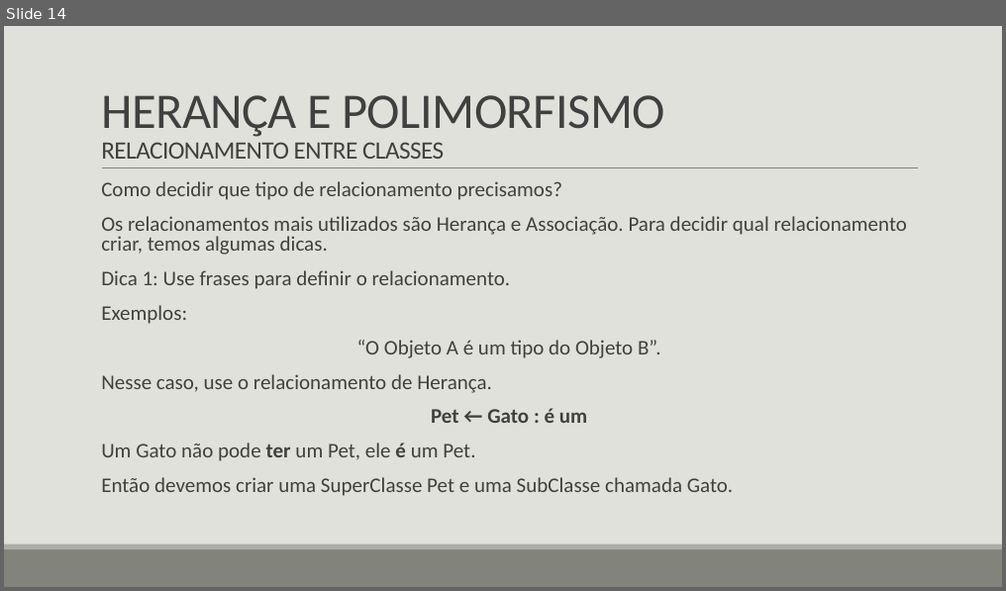
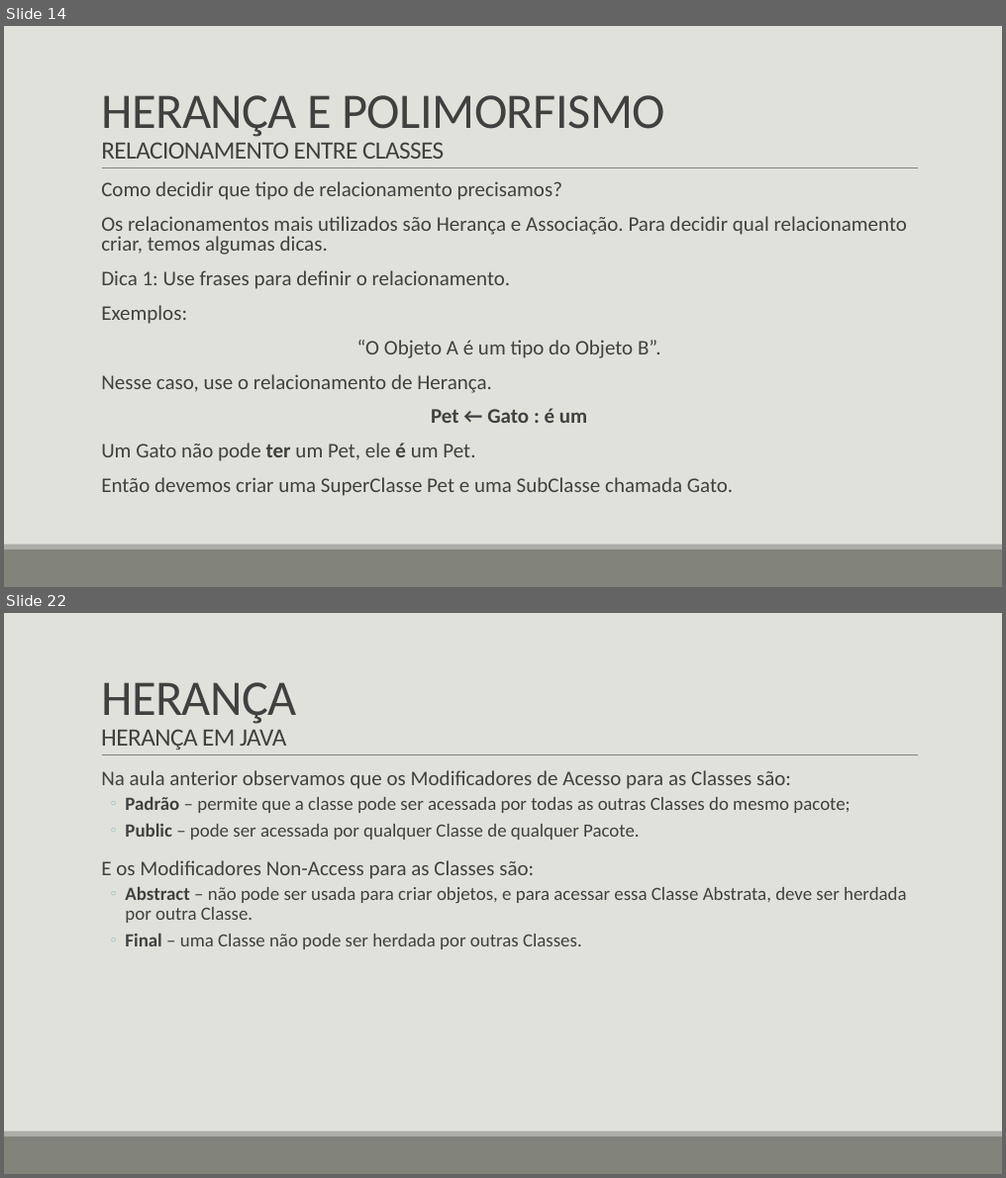
Before and after one commit to LucasHerculanoAmaro/Minhas-Aulas, a slide deck: Euripedes Simões de Paula/Java/Programação Orientada a Objetos 2/Programação Orientada a Objetos 2.pptx. Shown one above the other, each under a label of ours: slide 14 before the commit, slides 14 and 22 after it; the slides between them are not shown. The pictures are 1006x591 and 1006x1178 pixels, drawn with LibreOffice and Linux fonts; fonts in the diff are those of the drawing. Boxes give left, top, right and bottom in pixels: in the first picture for what was removed or moved away, otherwise in the second. Text is boxed around its words. In the diff, an @@ line names an element or a change of style, - is before the commit and + after.

```diff
--- a/Euripedes Simões de Paula/Java/Programação Orientada a Objetos 2/Programação Orientada a Objetos 2.pptx
+++ b/Euripedes Simões de Paula/Java/Programação Orientada a Objetos 2/Programação Orientada a Objetos 2.pptx
@@ slide 22 added at [4,613,1002,1174], background #E1E1DB; not listed: 3 template elements that a slide beside it also shows @@
@@ title added at [101,682,297,750], 24 pt, text #404040 @@
+HERANÇA
+HERANÇA EM JAVA
@@ text added at [101,770,907,950], 18 pt, text #404040 @@
+  Na aula anterior observamos que os Modificadores de Acesso para as Classes são:
+  ◦ Padrão – permite que a classe pode ser acessada por todas as outras Classes do mesmo pacote;
+  ◦ Public – pode ser acessada por qualquer Classe de qualquer Pacote.
+  E os Modificadores Non-Access para as Classes são:
+  ◦ Abstract – não pode ser usada para criar objetos, e para acessar essa Classe Abstrata, deve ser herdada por outra Classe.
+  ◦ Final – uma Classe não pode ser herdada por outras Classes.
```
Also in this commit, not shown: 1 slide changed, 13 other slides added, 1 other file.
